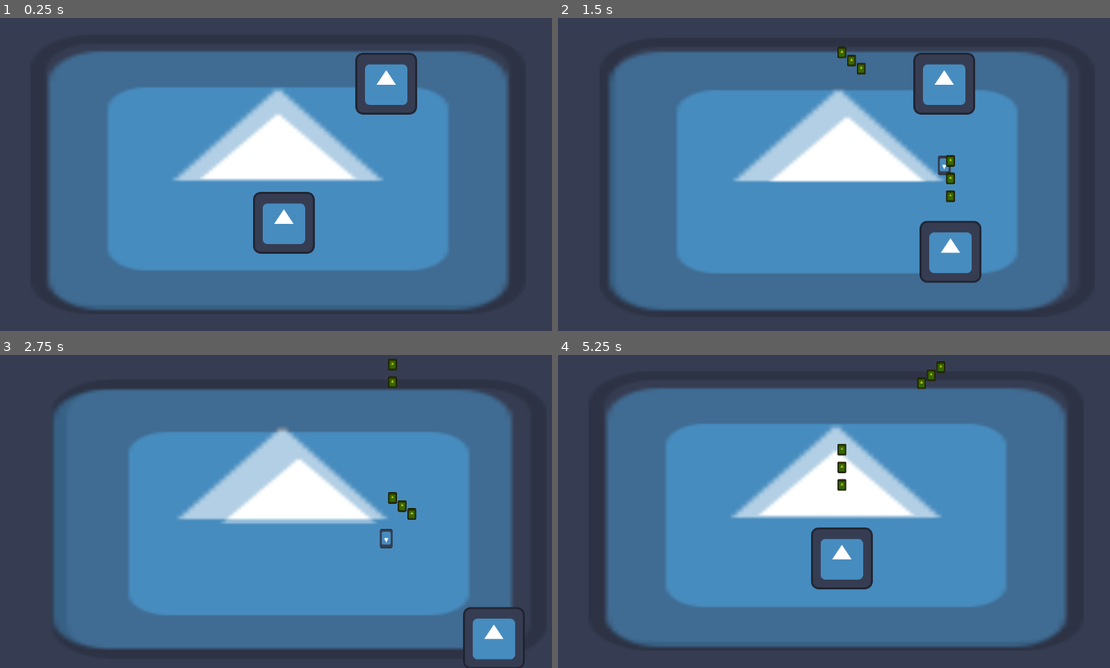
Above: before the commit, frames 1-4 (two rows, left to right).
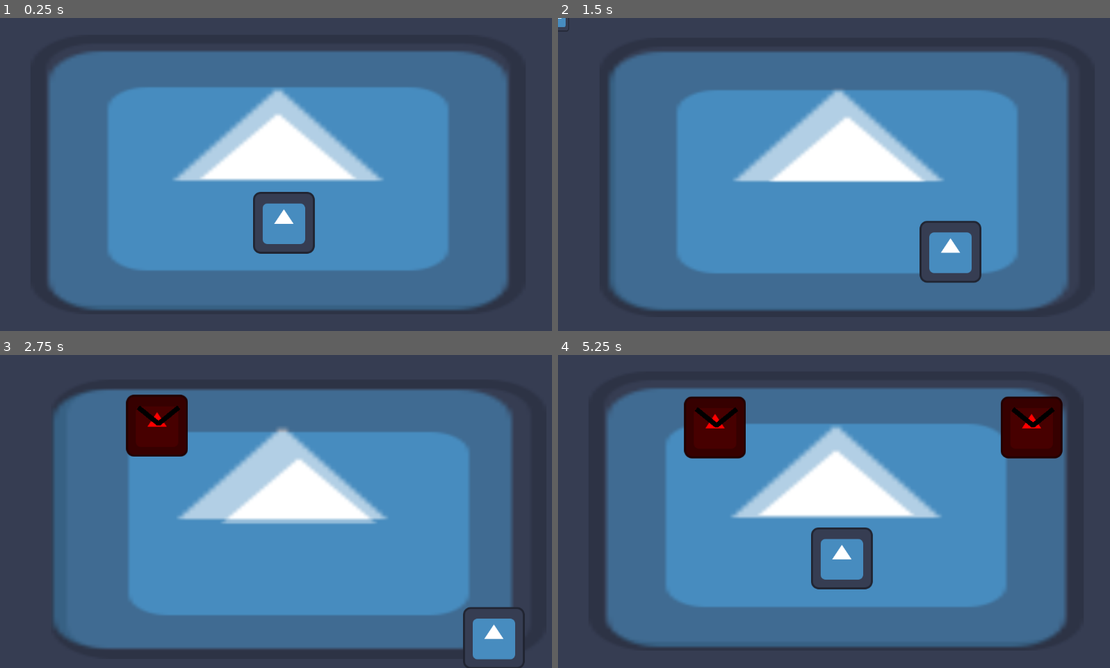
Above: after the commit, the same moments.

Repository: ABerlanga11111/InsomniaGames1
Game: Godot game, scene res://Scenes/GameScene.tscn
Two runs of this game, one before a commit and one after it. Both use one fixed random seed, a clock stepped at 60 frames per second and the inputs below. The engine's default icon, where the game draws it, is replaced by a stand-in: a white triangle on a blue panel in a dark square.
Inputs (mouse positions are in pixels of both pictures, inside the frame that each line leads up to):
- Up to frame 1 (0.25 s): no input
- Up to frame 2 (1.5 s): tap Enter at 0.5 s; move the mouse to (960, 158) at 0.52 s; press the mouse at (960, 158) at 0.53 s; hold Right (MoveRight) 0.53-1.28 s; move the mouse to (723, 190) at 1.27 s; release the mouse at (723, 190) at 1.28 s; hold S (MoveDown) from 1.28 s (still down); click (723, 190) at 1.35 s
- Up to frame 3 (2.75 s): move the mouse to (331, 442) at 2.02 s; release S (MoveDown) at 2.03 s; press the mouse at (331, 442) at 2.03 s; hold Right (MoveRight) from 2.03 s (still down)
- Up to frame 4 (5.25 s): move the mouse to (806, 574) at 2.77 s; release Right (MoveRight) at 2.78 s; release the mouse at (806, 574) at 2.78 s; hold W (MoveUp) 2.78-3.53 s; click (806, 574) at 2.85 s; move the mouse to (1005, 558) at 3.52 s; press the mouse at (1005, 558) at 3.53 s; hold A (MoveLeft) 3.53-5.03 s; move the mouse to (668, 464) at 4.27 s; release the mouse at (668, 464) at 4.28 s; click (668, 464) at 4.35 s; move the mouse to (861, 511) at 5.02 s; press the mouse at (861, 511) at 5.03 s; hold S (MoveDown) from 5.03 s (still down)

The runs differ from the first frame. In frame 1, 1.8% of the frame differs, in the area x 64-76%, y 11-31%; in frame 2, 2.3%; in frame 3, 2.6%; in frame 4, 4.8%, in the area x 22-92%, y 2-44%.
Error after the commit: Invalid call to function 'spawn' in base 'Area2D (player_bullet.gd)'. Expected 4 argument(s). (res://Scripts/player_char.gd:34)

Commit message:
Initial wave manager set up

Diff:
--- /dev/null
+++ b/Resources/WaveTemplates/BasicWave.tres
@@ -0,0 +1,9 @@
+[gd_resource type="Resource" script_class="WaveTemplate" format=3 uid="uid://bhmoeoy25p6ro"]
+
+[ext_resource type="Script" uid="uid://cltnm4rhp3htl" path="res://Scripts/ResourceScripts/EnemyWaveTemplate.gd" id="1_yneg3"]
+
+[resource]
+script = ExtResource("1_yneg3")
+EnemyCounts = [1.0]
+EnemyTypes = ["res://Scenes/enemy_basic_template.tscn"]
+metadata/_custom_type_script = "uid://cltnm4rhp3htl"
--- a/Scenes/Bullet.tscn
+++ b/Scenes/Bullet.tscn
@@ -6,6 +6,7 @@
 [sub_resource type="CapsuleShape2D" id="CapsuleShape2D_csc6h"]
 
 [node name="Area2D" type="Area2D" unique_id=2025747094]
+visible = false
 z_index = 4
 z_as_relative = false
 collision_layer = 4
--- /dev/null
+++ b/Scenes/EnemyHoming.tscn
@@ -0,0 +1,16 @@
+[gd_scene format=3 uid="uid://bq14qhyusar44"]
+
+[ext_resource type="Script" uid="uid://bjcb4tw6hh5qo" path="res://Scripts/enemy_basic_template.gd" id="1_gyl10"]
+[ext_resource type="Resource" uid="uid://jqqd3n1xn2h7" path="res://Resources/EnemyStats/EnemyBasicTemplateStats.tres" id="2_arifi"]
+
+[sub_resource type="CapsuleShape2D" id="CapsuleShape2D_csc6h"]
+
+[node name="Enemy" type="CharacterBody2D" unique_id=1268666696]
+script = ExtResource("1_gyl10")
+EnemyStats = ExtResource("2_arifi")
+metadata/_custom_type_script = "uid://bjcb4tw6hh5qo"
+
+[node name="CollisionShape2D" type="CollisionShape2D" parent="." unique_id=1129988601]
+shape = SubResource("CapsuleShape2D_csc6h")
+
+[node name="Sprite2D" type="Sprite2D" parent="." unique_id=997820816]
--- a/Scenes/GameScene.tscn
+++ b/Scenes/GameScene.tscn
@@ -2,7 +2,7 @@
 
 [ext_resource type="PackedScene" uid="uid://cjbbe61mdplq4" path="res://Scenes/parallax_control.tscn" id="1_4bvgx"]
 [ext_resource type="PackedScene" uid="uid://c44pp5c3o6hr" path="res://Scenes/PlayerChar.tscn" id="1_eqhe0"]
-[ext_resource type="PackedScene" uid="uid://djqn0nl68fgwd" path="res://Scenes/enemy_basic_template.tscn" id="3_3mbwn"]
+[ext_resource type="PackedScene" uid="uid://d3pygeluox8pr" path="res://Scenes/Wave_Manager.tscn" id="4_jwv4s"]
 
 [sub_resource type="WorldBoundaryShape2D" id="WorldBoundaryShape2D_csc6h"]
 
@@ -19,7 +19,7 @@
 grow_vertical = 2
 
 [node name="ParallaxControl" parent="." unique_id=1927393050 instance=ExtResource("1_4bvgx")]
-z_index = -10
+z_index = -5
 z_as_relative = false
 layout_mode = 1
 size_flags_horizontal = 4
@@ -34,6 +34,7 @@
 platform_floor_layers = 4294967040
 
 [node name="WorldBoundaries" type="StaticBody2D" parent="GameScene" unique_id=1579579885]
+collision_mask = 0
 
 [node name="CollisionShape2D" type="CollisionShape2D" parent="GameScene/WorldBoundaries" unique_id=1129006687]
 position = Vector2(387, 0)
@@ -53,7 +54,7 @@
 rotation = -1.5707964
 shape = SubResource("WorldBoundaryShape2D_4ulav")
 
-[node name="EnemyBasicTemplate" parent="." unique_id=1867869962 instance=ExtResource("3_3mbwn")]
-position = Vector2(800, 136)
+[node name="WaveManager" parent="GameScene" unique_id=817221847 instance=ExtResource("4_jwv4s")]
+position = Vector2(0, -150)
 
 [connection signal="PlayerShipPass" from="GameScene/PlayerShip" to="ParallaxControl" method="_on_player_ship_player_ship_pass"]
--- a/Scenes/enemy_basic_template.tscn
+++ b/Scenes/enemy_basic_template.tscn
@@ -8,6 +8,8 @@
 size = Vector2(126, 128)
 
 [node name="EnemyBasicTemplate" type="CharacterBody2D" unique_id=1867869962]
+modulate = Color(1, 0, 0, 1)
+z_as_relative = false
 collision_layer = 2
 collision_mask = 5
 script = ExtResource("1_wwnfk")
@@ -22,7 +24,12 @@
 [node name="Marker2D" type="Marker2D" parent="." unique_id=1955512255]
 position = Vector2(0, 19)
 
-[node name="Timer" type="Timer" parent="." unique_id=276737501]
+[node name="ShootCDTimer" type="Timer" parent="." unique_id=276737501]
 autostart = true
 
-[connection signal="timeout" from="Timer" to="." method="_on_timer_timeout"]
+[node name="Line2D" type="Line2D" parent="." unique_id=1654381165]
+points = PackedVector2Array(-39, -38, 3, -4, 45, -38)
+default_color = Color(0, 0, 0, 1)
+sharp_limit = 1.01
+
+[connection signal="timeout" from="ShootCDTimer" to="." method="_on_shoot_cd_timer_timeout"]
--- a/Scenes/enemy_bullet_basic.tscn
+++ b/Scenes/enemy_bullet_basic.tscn
@@ -1,6 +1,6 @@
 [gd_scene format=3 uid="uid://dpjbhcfbuqh2e"]
 
-[ext_resource type="Script" uid="uid://sdxm16r0yv5g" path="res://Scripts/enemy_bullet_basic.gd" id="1_es4nc"]
+[ext_resource type="Script" uid="uid://sdxm16r0yv5g" path="res://Scripts/BulletScripts/enemy_bullet_basic.gd" id="1_es4nc"]
 [ext_resource type="Texture2D" uid="uid://dewlhen067sfd" path="res://icon.svg" id="2_4xtih"]
 
 [sub_resource type="RectangleShape2D" id="RectangleShape2D_csc6h"]
@@ -9,7 +9,6 @@
 [node name="EnemyBulletBasic" type="Area2D" unique_id=1246828214]
 collision_layer = 8
 script = ExtResource("1_es4nc")
-Damage = 1
 metadata/_custom_type_script = "uid://vl3pj3hv8lku"
 
 [node name="CollisionShape2D" type="CollisionShape2D" parent="." unique_id=588145439]
--- /dev/null
+++ b/Scenes/player_bullet.tscn
@@ -0,0 +1,25 @@
+[gd_scene format=3 uid="uid://caak14tnon3i7"]
+
+[ext_resource type="Script" uid="uid://byn57rfvjeasf" path="res://Scripts/BulletScripts/player_bullet.gd" id="1_3m2mg"]
+[ext_resource type="Texture2D" uid="uid://dewlhen067sfd" path="res://icon.svg" id="1_bg8x2"]
+
+[sub_resource type="CircleShape2D" id="CircleShape2D_csc6h"]
+radius = 34.0147
+
+[node name="PlayerBullet" type="Area2D" unique_id=530575310]
+collision_layer = 4
+collision_mask = 2
+script = ExtResource("1_3m2mg")
+metadata/_custom_type_script = "uid://vl3pj3hv8lku"
+
+[node name="CollisionShape2D" type="CollisionShape2D" parent="." unique_id=2040943027]
+shape = SubResource("CircleShape2D_csc6h")
+
+[node name="Icon" type="Sprite2D" parent="." unique_id=731381681]
+scale = Vector2(0.359375, 0.4375)
+texture = ExtResource("1_bg8x2")
+
+[node name="VisibleOnScreenEnabler2D" type="VisibleOnScreenEnabler2D" parent="." unique_id=1061518639]
+
+[connection signal="body_entered" from="." to="." method="_on_body_entered"]
+[connection signal="screen_exited" from="VisibleOnScreenEnabler2D" to="." method="_on_visible_on_screen_enabler_2d_screen_exited"]
--- a/Scenes/pool_manager.tscn
+++ b/Scenes/pool_manager.tscn
@@ -1,19 +1,19 @@
 [gd_scene format=3 uid="uid://cnm43sm0ytsyv"]
 
 [ext_resource type="Script" uid="uid://vby54kalgk75" path="res://Scripts/PoolManager.gd" id="1_1hwbu"]
-[ext_resource type="PackedScene" uid="uid://dix356h1kitty" path="res://Scenes/Bullet.tscn" id="2_t2k3g"]
 [ext_resource type="PackedScene" uid="uid://dpjbhcfbuqh2e" path="res://Scenes/enemy_bullet_basic.tscn" id="3_obn35"]
+[ext_resource type="PackedScene" uid="uid://caak14tnon3i7" path="res://Scenes/player_bullet.tscn" id="4_0dds0"]
 [ext_resource type="PackedScene" uid="uid://djqn0nl68fgwd" path="res://Scenes/enemy_basic_template.tscn" id="4_5ylw8"]
 
 [node name="PoolManager" type="Node" unique_id=743374569]
 script = ExtResource("1_1hwbu")
 scene_templates = {
-"res://Scenes/Bullet.tscn": ExtResource("2_t2k3g"),
 "res://Scenes/enemy_basic_template.tscn": ExtResource("4_5ylw8"),
-"res://Scenes/enemy_bullet_basic.tscn": ExtResource("3_obn35")
+"res://Scenes/enemy_bullet_basic.tscn": ExtResource("3_obn35"),
+"res://Scenes/player_bullet.tscn": ExtResource("4_0dds0")
 }
 initial_pool_sizes = {
-"res://Scenes/Bullet.tscn": 10,
 "res://Scenes/enemy_basic_template.tscn": 5,
-"res://Scenes/enemy_bullet_basic.tscn": 10
+"res://Scenes/enemy_bullet_basic.tscn": 10,
+"res://Scenes/player_bullet.tscn": 10
 }
--- a/Scenes/wave_manager.tscn
+++ b/Scenes/wave_manager.tscn
@@ -1,3 +1,28 @@
 [gd_scene format=3 uid="uid://d3pygeluox8pr"]
 
-[node name="WaveManager" type="Node" unique_id=1609066314]
+[ext_resource type="Script" uid="uid://bg11kioguhmkd" path="res://Scripts/wave_manager.gd" id="1_ltg43"]
+[ext_resource type="Resource" uid="uid://bhmoeoy25p6ro" path="res://Resources/WaveTemplates/BasicWave.tres" id="2_6havq"]
+
+[sub_resource type="Curve2D" id="Curve2D_7gog2"]
+_data = {
+"points": PackedVector2Array(0, 0, 0, 0, -1, 0, 0, 0, 0, 0, 1154, 0)
+}
+point_count = 2
+
+[node name="Wave_Manager" type="Path2D" unique_id=817221847]
+curve = SubResource("Curve2D_7gog2")
+script = ExtResource("1_ltg43")
+Waves = [ExtResource("2_6havq")]
+
+[node name="Spawn Position" type="PathFollow2D" parent="." unique_id=856559651]
+position = Vector2(-1, 0)
+
+[node name="WaveLifespanTimer" type="Timer" parent="." unique_id=1821774455]
+wait_time = 60.0
+one_shot = true
+
+[node name="WaveSpawnTimer" type="Timer" parent="." unique_id=250111080]
+wait_time = 2.0
+
+[connection signal="timeout" from="WaveLifespanTimer" to="." method="_on_wave_lifespan_timer_timeout"]
+[connection signal="timeout" from="WaveSpawnTimer" to="." method="_on_wave_spawn_timer_timeout"]
--- a/Scripts/BulletScripts/bullet.gd
+++ b/Scripts/BulletScripts/bullet.gd
@@ -2,16 +2,17 @@
 
 class_name Bullet
 
-enum StatsKey { Damage, Speed, Scale }
+enum StatsKey { Damage, Speed, Scale, Modulate }
 var speed : float
 var damage : float
 
 var direction := Vector2.UP
 var _pool_manager: Node
+var Fired : bool = false
 
 var velocity : Vector2 = Vector2.ZERO
 
-@onready var notifier: VisibleOnScreenNotifier2D = $VisibleOnScreenNotifier2D
+#@onready var notifier: VisibleOnScreenNotifier2D = $"./VisibleOnScreenNotifier2D"
 
 
 func _ready() -> void:
@@ -23,22 +24,28 @@
 	_pool_manager = manager
 
 #Initialization instead of _ready(), call when pulled out of pool manager
-func spawn(start_position: Vector2, travel_direction: Vector2, NewBulletStats : Array) -> void:
+func spawn(start_position: Vector2, travel_direction: Vector2, NewBulletStats : Array, caller : Node) -> bool:
 	#start_position should be a 2dMarker just in front of player char, travel direction should just be Vector2.UP
 	global_position = start_position
+	Fired = true
 	direction = travel_direction.normalized()
 	damage = NewBulletStats[StatsKey.Damage]
 	speed = NewBulletStats[StatsKey.Speed]
 	scale = NewBulletStats[StatsKey.Scale]
+	modulate = NewBulletStats[StatsKey.Modulate]
 	rotation = (direction.angle() + PI/2)
+	print(caller)
+
+	return true
 
 
 func reset() -> void:
 	velocity = Vector2.ZERO
 
 func _physics_process(delta):
-	velocity = direction * speed
-	global_position += velocity * delta
+	if Fired:
+		velocity = direction * speed
+		global_position += velocity * delta
 
 func return_to_pool() -> void:
 	if _pool_manager:
@@ -53,5 +60,4 @@
 
 
 func _on_body_entered(body):
-	if body is Enemy:
-		body.take_damage(damage)
+	pass
--- a/Scripts/BulletScripts/enemy_bullet_basic.gd
+++ b/Scripts/BulletScripts/enemy_bullet_basic.gd
@@ -1,8 +1,17 @@
 extends Bullet
 
+
+func return_to_pool() -> void:
+	if _pool_manager:
+		#avoid returning during physics; defer for safety
+		_pool_manager.return_object(self, "res://Scenes/enemy_bullet_basic.tscn")
+	else:
+		queue_free()
 
 func _on_body_entered(body):
 	if body is PlayerShip:
 		body.take_damage(damage)
-	else:
-		pass
+	return_to_pool()
+
+func _on_visible_on_screen_enabler_2d_screen_exited():
+	return_to_pool()
--- /dev/null
+++ b/Scripts/BulletScripts/player_bullet.gd
@@ -0,0 +1,17 @@
+extends Bullet
+
+func return_to_pool() -> void:
+	if _pool_manager:
+		#avoid returning during physics; defer for safety
+		_pool_manager.return_object(self, "res://Scenes/player_bullet.tscn")
+	else:
+		queue_free()
+
+func _on_body_entered(body):
+	if body is Enemy:
+		body.take_damage(damage)
+	return_to_pool()
+
+
+func _on_visible_on_screen_enabler_2d_screen_exited():
+	return_to_pool()
--- a/Scripts/PoolManager.gd
+++ b/Scripts/PoolManager.gd
@@ -19,8 +19,8 @@
 			var obj := scene.instantiate()
 			if obj.has_method("set_pool_manager"):
 				obj.set_pool_manager(self)
+			_deactivate(obj)
 			add_child(obj)
-			_deactivate(obj)
 			pools[scene_path].append(obj)
 
 func get_object(scene_path: String) -> Node:
@@ -50,7 +50,7 @@
 
 func _deactivate(obj: Node) -> void:
 	obj.hide()
-	obj.process_mode = Node.PROCESS_MODE_DISABLED	#Stop all processing
+	obj.set_deferred("ProcessMode", Node.PROCESS_MODE_DISABLED)	#Stop all processing
 	_set_collisions_disabled(obj, true)
 	if obj.has_method("reset"):
 		obj.reset()		#Return state to its initial value
--- a/Scripts/ResourceScripts/EnemyStatsResource.gd
+++ b/Scripts/ResourceScripts/EnemyStatsResource.gd
@@ -10,3 +10,4 @@
 @export var BulletDamage : float = 1.0
 @export var BulletSpeed : float = 300.0
 @export var BulletScale : Vector2 = Vector2(1.0,1.0)
+@export var BulletModulate : Color = Color(1.0, 1.0, 1.0, 1.0)
--- /dev/null
+++ b/Scripts/ResourceScripts/EnemyWaveTemplate.gd
@@ -0,0 +1,12 @@
+extends Resource
+
+class_name WaveTemplate
+
+#Structure
+#EnemyCounts[0] = Probability to spawn type [0] enemies to spawn
+#Should always be in increasing amounts, example 20% to spawn type [0], 40% type [1], 40% type [2]
+# [.2,.6,1.0]
+#EnemyTypes[0] = Type of enemy to spawn
+
+@export var EnemyCounts : Array
+@export var EnemyTypes : Array
--- a/Scripts/ResourceScripts/PlayerStats.gd
+++ b/Scripts/ResourceScripts/PlayerStats.gd
@@ -10,5 +10,6 @@
 @export var BulletDamage : float = 1.0
 @export var BulletSpeed : float = 250.0
 @export var BulletScale : Vector2 = Vector2(1.0,1.0)
+@export var BulletModulate : Color = Color(1.0, 1.0, 1.0, 1.0)
 #Potential future values for different bullet firing patterns
 #@export_enum("Straight", "Sinusoidal", "Homing")
--- a/Scripts/enemy_basic_template.gd
+++ b/Scripts/enemy_basic_template.gd
@@ -5,31 +5,45 @@
 @export var EnemyStats : Resource
 
 @onready var CurrentHealth = EnemyStats.MaxHealth
-@onready var BulletStats : Array = [EnemyStats.BulletDamage, EnemyStats.BulletSpeed, EnemyStats.BulletScale]
+@onready var FireCD = $ShootCDTimer
+@onready var BulletStats : Array = [EnemyStats.BulletDamage, EnemyStats.BulletSpeed, EnemyStats.BulletScale, EnemyStats.BulletModulate]
 
 var _pool_manager
+var ableToFire : bool = false
 
 func set_pool_manager(manager: Node) -> void:
 	_pool_manager = manager
 
-func Spawn(DifficultyScalar : float = 1.0) -> void:
+func Spawn(SpawnPosition : Vector2, DifficultyScalar : float = 1.0) -> void:
 	CurrentHealth = EnemyStats.MaxHealth * DifficultyScalar
+	global_position = SpawnPosition
+	FireCD.start(2.0)
+	moveUp()
 
 func reset() -> void:
 	velocity = Vector2.ZERO
 
 func FireShot(target : Node = null, Homing : bool = false) -> void:
-	if target && Homing:
-		pass
-	else:
-		var bullet : Node = PoolManager.get_object("res://Scenes/enemy_bullet_basic.tscn")
-		bullet.spawn($Marker2D.global_position,Vector2.DOWN, BulletStats)
+	if CurrentHealth >= 0.0 && ableToFire:
+		if target && Homing:
+			pass
+		else:
+			var bullet : Node = PoolManager.get_object("res://Scenes/enemy_bullet_basic.tscn")
+			bullet.spawn($Marker2D.global_position,Vector2.DOWN, BulletStats, self)
 
 func take_damage(Damage : int) -> void:
 	CurrentHealth -= Damage
 	if CurrentHealth <= 0.0:
+		FireCD.stop()
 		return_to_pool()
 
+
+func moveUp():
+	var tween = get_tree().create_tween().set_trans(Tween.TRANS_ELASTIC)
+
+	tween.tween_property(self, "global_position:y", 150.0, 1.0)
+	await get_tree().create_timer(1.0).timeout
+	tween.kill()
 
 func return_to_pool() -> void:
 	if _pool_manager:
@@ -37,5 +51,5 @@
 	else:
 		queue_free()
 
-func _on_timer_timeout():
+func _on_shoot_cd_timer_timeout():
 	FireShot()
--- a/Scripts/player_char.gd
+++ b/Scripts/player_char.gd
@@ -6,13 +6,8 @@
 
 @export var Stats : PlayerStats
 
-#@onready var MaxHealth : float = Stats.MaxHealth
-#@onready var PlayerDamage : float = Stats.Damage
 @onready var CurrentHealth : float = Stats.MaxHealth
-@onready var BulletStats : Array = [Stats.BulletDamage, Stats.BulletSpeed, Stats.BulletScale]
-#@onready var Speed : float = Stats.Speed
-#@onready var ShotSpeed : float = Stats.BulletSpeed
-#@onready var
+@onready var BulletStats : Array = [Stats.BulletDamage, Stats.BulletSpeed, Stats.BulletScale, Stats.BulletModulate]
 
 var StartPos = Vector2.ZERO
 var is_shooting : bool = false
@@ -35,13 +30,13 @@
 func _input(event):
 	if event.is_action_pressed("Shoot") && !is_shooting:
 		is_shooting = true
-		var bullet : Node = PoolManager.get_object("res://Scenes/Bullet.tscn")
+		var bullet : Node = PoolManager.get_object("res://Scenes/player_bullet.tscn")
 		bullet.spawn($Marker2D.global_position,Vector2.UP,BulletStats)
 		await get_tree().create_timer(.05).timeout
-		bullet = PoolManager.get_object("res://Scenes/Bullet.tscn")
+		bullet = PoolManager.get_object("res://Scenes/player_bullet.tscn")
 		bullet.spawn($Marker2D.global_position,Vector2.UP,BulletStats)
 		await get_tree().create_timer(.05).timeout
-		bullet = PoolManager.get_object("res://Scenes/Bullet.tscn")
+		bullet = PoolManager.get_object("res://Scenes/player_bullet.tscn")
 		bullet.spawn($Marker2D.global_position,Vector2.UP,BulletStats)
 		await get_tree().create_timer(.35).timeout
 		is_shooting = false
--- /dev/null
+++ b/Scripts/wave_manager.gd
@@ -0,0 +1,49 @@
+extends Path2D
+
+@export var Waves : Array
+
+var WaveCount : int = 0
+var WaveActive : bool = false
+
+@onready var SpawnPoint = $"Spawn Position"
+@onready var CurrentWave : WaveTemplate = Waves[WaveCount]
+@onready var WaveSpawnTimer = $WaveSpawnTimer
+
+# Called when the node enters the scene tree for the first time.
+func _ready():
+	WaveSpawnTimer.start(2.0)
+	pass # Replace with function body.
+
+
+# Called every frame. 'delta' is the elapsed time since the previous frame.
+func _process(delta):
+	pass
+
+func WaveCounter():
+	WaveCount += 1
+
+func getWaveCount():
+	return WaveCount
+
+func SpawnWaveEnemy():
+	SpawnPoint.set_progress_ratio(randf_range(0.0,1.0))
+
+	var selectedEnemy : float = randf_range(0.0, 1.0)
+	var selectedEnemyName : String
+
+	if selectedEnemy <= CurrentWave.EnemyCounts[0]:
+		selectedEnemyName = CurrentWave.EnemyTypes[0]
+	var spawnedEnemy : Enemy = PoolManager.get_object(selectedEnemyName)
+	spawnedEnemy.Spawn(SpawnPoint.get_global_position())
+
+
+func StopSpawning():
+	WaveActive = false
+	WaveSpawnTimer.set_paused(true)
+
+
+func _on_wave_lifespan_timer_timeout():
+	StopSpawning()
+
+func _on_wave_spawn_timer_timeout():
+	SpawnWaveEnemy()
Not shown, added: Scripts/BulletScripts/player_bullet.gd.uid
Not shown, added: Scripts/ResourceScripts/EnemyWaveTemplate.gd.uid
Not shown, added: Scripts/wave_manager.gd.uid
Not shown, added: Scenes/enemy_basic_template.tscn2137485801.tmp
